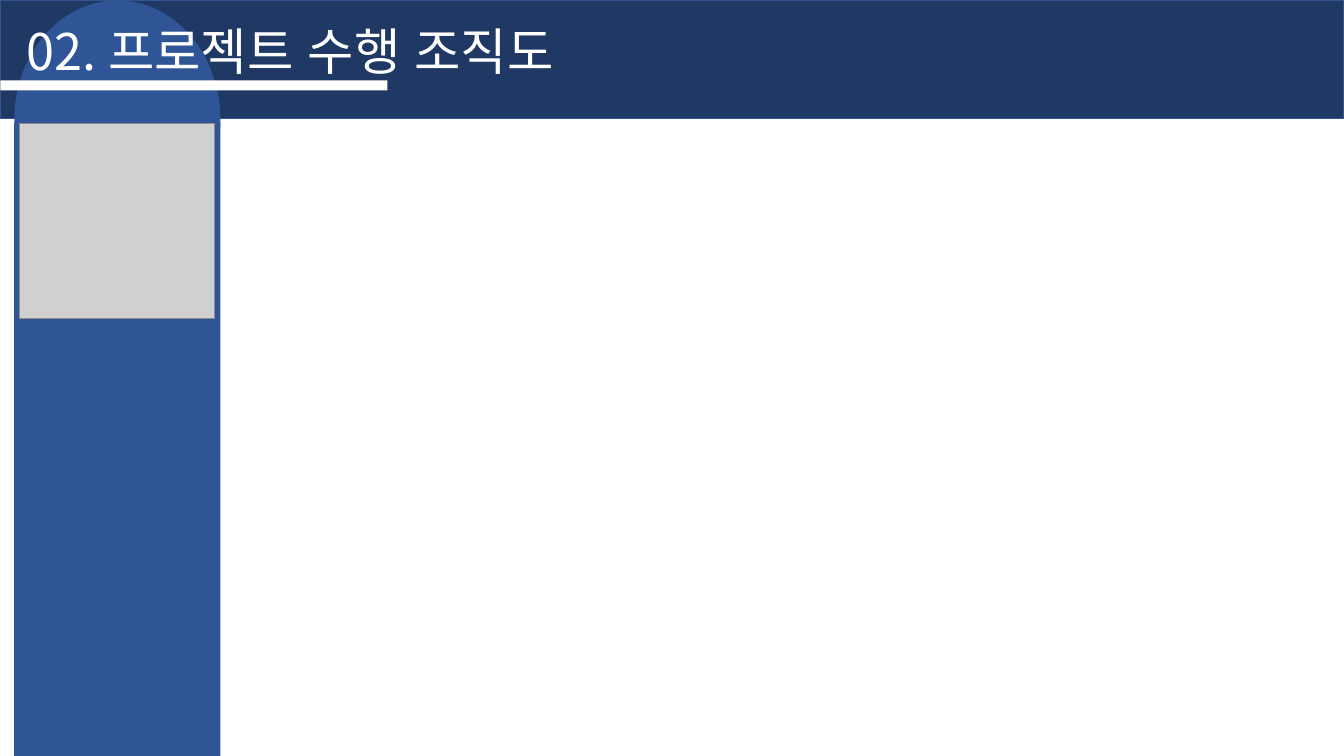
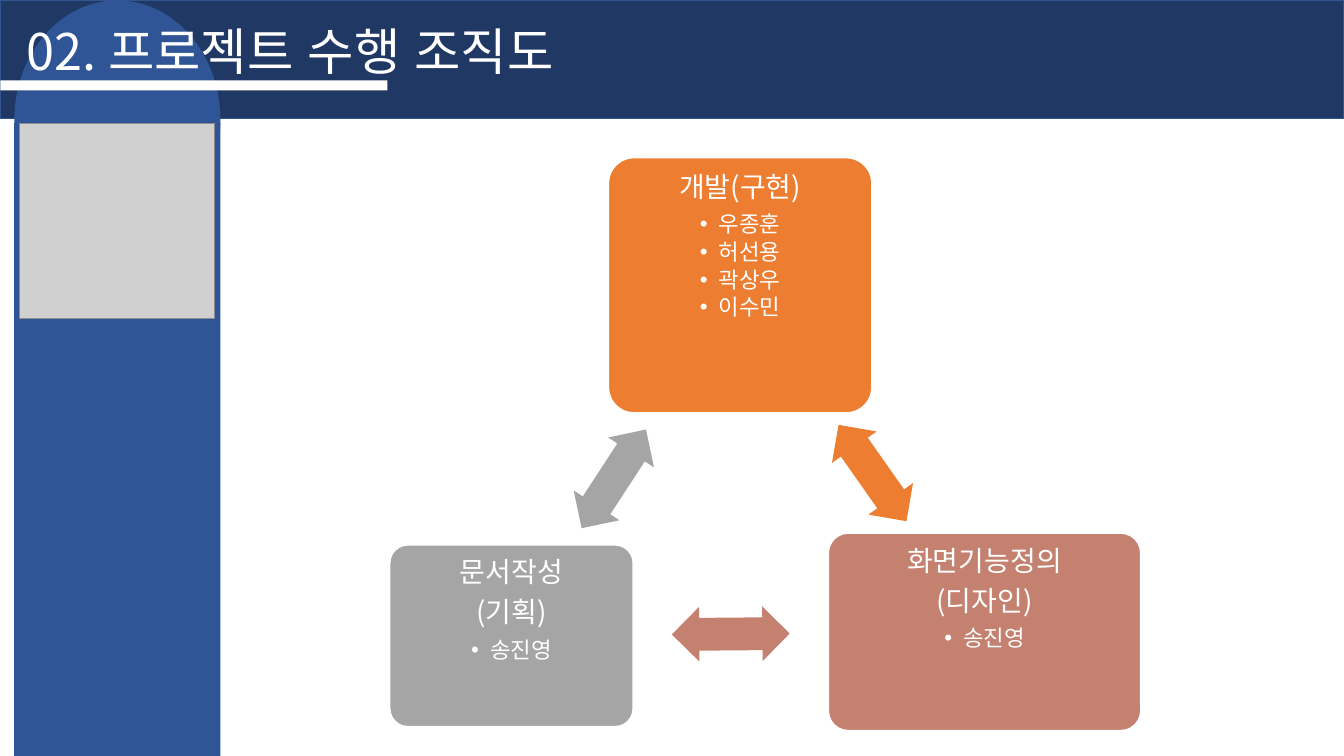
Before and after one commit to sjin9696/SqlDatabaseProject, a slide deck: slide 4 of 문서자료/03. 최종 발표 제출 자료/프로젝트B 발표 PPT .pptx. Drawn at 1344x756 pixels with LibreOffice and Linux fonts; fonts in the diff are those of the drawing; grey boxes stand for pictures. Boxes give left, top, right and bottom in pixels: in the first picture for what was removed or moved away, otherwise in the second. Text is boxed around its words. In the diff, an @@ line names an element or a change of style, - is before the commit and + after.

Commit message:
발표자료 작성 2차 업로드

```diff
--- a/문서자료/03. 최종 발표 제출 자료/프로젝트B 발표 PPT .pptx
+++ b/문서자료/03. 최종 발표 제출 자료/프로젝트B 발표 PPT .pptx
@@ group added at (x1=390, y1=157, x2=1141, y2=731): 3 rounded rectangles, 3 texts, 3 left right arrows @@
+개발(구현)
+  •• 우종훈
+  •• 허선용
+  •• 곽상우
+  •• 이수민
+화면기능정의
+(디자인)
+  •• 송진영
+문서작성
+(기획)
+  •• 송진영
```
Also in this commit, not shown: 3 other slides changed, 1 other file.
